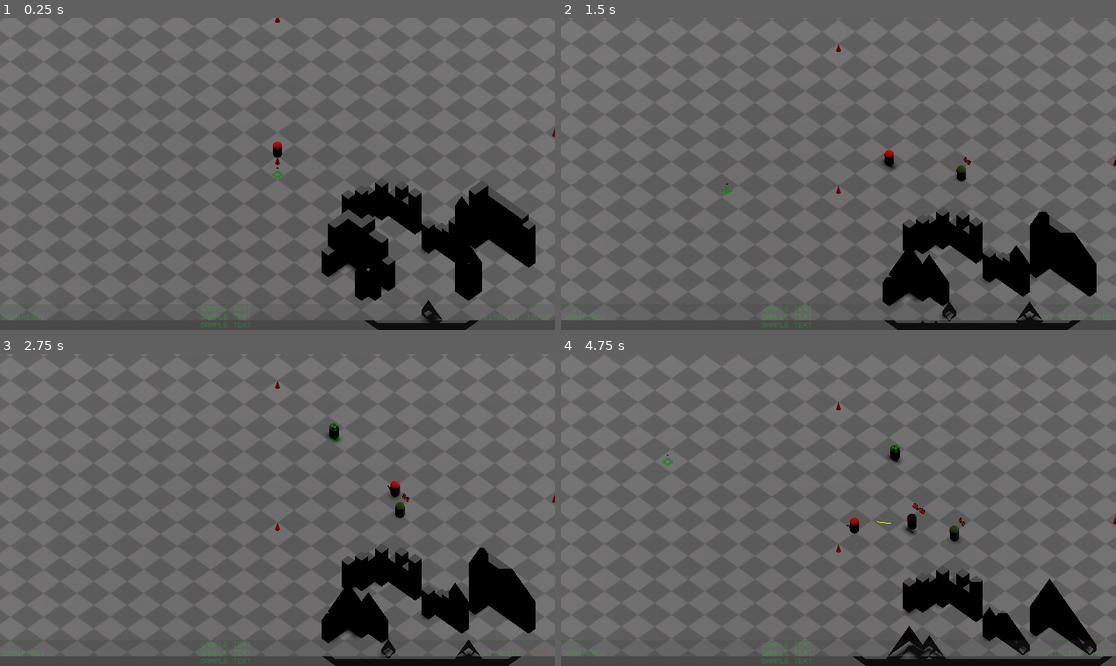
Above: before the commit, frames 1-4 (two rows, left to right).
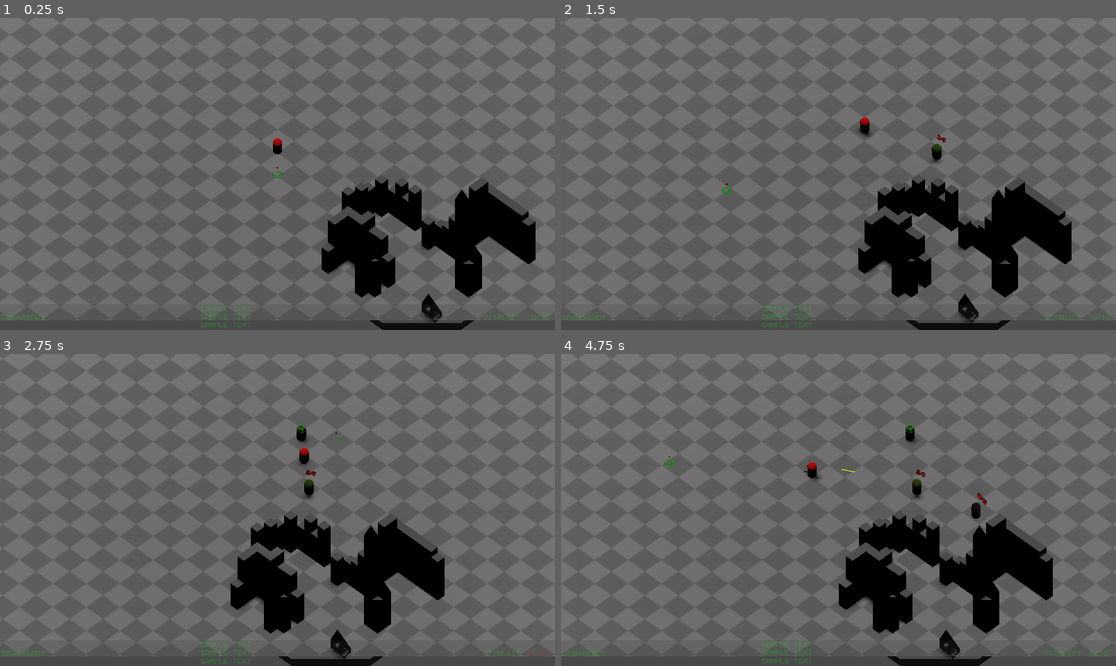
Above: after the commit, the same moments.

Repository: saladwithgrass/hyperdeath
Game: Godot game, scene res://levels/test_level/test_level.tscn
Same seed, same stepped clock (60 frames per second), same inputs: the game is played once before the commit and once after it.
Inputs (mouse positions are in pixels of both pictures, inside the frame that each line leads up to):
- Up to frame 1 (0.25 s): no input
- Up to frame 2 (1.5 s): tap Enter (ui_accept) at 0.5, 0.77 s; move the mouse to (960, 158) at 0.52 s; hold D (right) 0.53-1.28 s; tap B (B) at 0.6 s; move the mouse to (727, 189) at 1.27 s; hold S (backward) from 1.28 s (still down); tap F (F) at 1.35 s
- Up to frame 3 (2.75 s): tap Enter (ui_accept) at 1.52 s; move the mouse to (333, 441) at 2.02 s; release S (backward) at 2.03 s; hold D (right) from 2.03 s (still down); tap L (L) at 2.1 s
- Up to frame 4 (4.75 s): move the mouse to (810, 572) at 2.77 s; release D (right) at 2.78 s; hold W (forward) 2.78-3.53 s; click (810, 572) at 2.85 s; tap Enter (ui_accept) at 3.02, 3.77, 4.52 s; move the mouse to (1005, 556) at 3.52 s; hold A (left) from 3.53 s (still down); tap M (M) at 3.6 s; move the mouse to (672, 463) at 4.27 s; right-click (672, 463) at 4.35 s

The runs differ from the first frame. In frame 1, 1.8% of the frame differs, in the area x 49-100%, y 0-100%; in frame 2, 9.2%; in frame 3, 12%, in the area x 41-100%, y 8-100%; in frame 4, 12%.

Commit message:
yay horizontal spring works

Diff:
--- a/player/camera_3_pv.gd
+++ b/player/camera_3_pv.gd
@@ -47,20 +47,10 @@
 	var up_3d_pos = project_screen_to_plane(Vector2(viewport_size.x / 2, 0))
 	up_direction = (up_3d_pos - center_3d_pos).normalized()
 
-	var marker_scene = load("res://misc_objects/quick_marker/quick_marker.tscn")
-	var marker = marker_scene.instantiate()
-	owner.add_child.call_deferred(marker)
-	marker.position = up_3d_pos
 	# then get a vector from center to right center
-	var right_3d_pos = -project_screen_to_plane(Vector2(0, viewport_size.y/2))
+	var right_3d_pos = project_screen_to_plane(Vector2(0, viewport_size.y/2))
 	right_direction = (right_3d_pos - center_3d_pos).normalized()
-	marker = marker_scene.instantiate()
-	owner.add_child.call_deferred(marker)
-	marker.position = right_3d_pos
 
-	marker = marker_scene.instantiate()
-	owner.add_child.call_deferred(marker)
-	marker.position = center_3d_pos / 3
 	# FIXME maybe a bug here since right_direction x and y must be same
 
 func get_follow_position_on_screen() -> Vector2i:
@@ -77,8 +67,8 @@
 
 	# convert forces to 3d
 	var forces_3d = Vector3.ZERO
-	forces_3d += forces.y * up_direction
-	# forces_3d += forces.x * right_direction
+	# forces_3d += forces.y * up_direction
+	forces_3d += forces.x * right_direction
 	forces_3d -= velocity  * spring_damp
 	velocity += forces_3d * delta
 	position += velocity * delta
